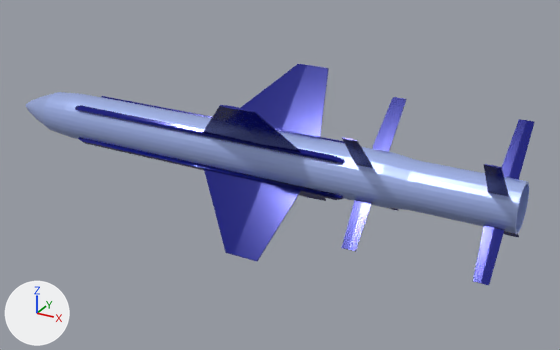
An edit to the FBX model data/model/FBX/Missile.fbx, drawn before and after from the same camera.
Rendered twice from a camera (50 mm lens) standing at (21.4, -38.3, 18.0) and looking at (-0.1, 0.8, -1.5). The axes (+X, +Y, +Z) are drawn at lower left. The lights are the same throughout. Where no turn or scale is listed for an object, it has been applied to the vertices.
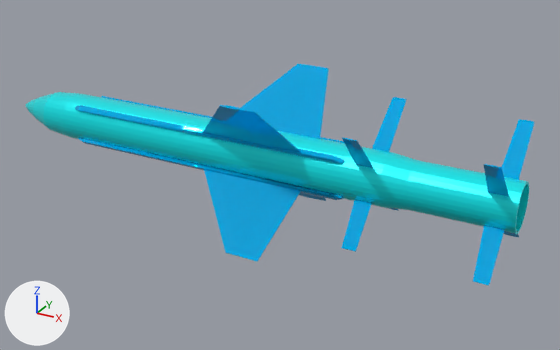
The change, as a list of edits to the scene's bpy script:
```text
Change mat_material_002:
    mat_material_002.base_color: (0.446, 0.56, 1.0) -> (0.00423, 0.96, 1.0)  # blue #b2c5ff -> cyan #0efaff
Change mat_material_001:
    mat_material_001.base_color: (0.0, 0.00303, 0.208) -> (0.0, 0.513, 1.0)  # blue #000a7e -> cyan #00beff
    mat_material_001.roughness: 0.156 -> 0.0
```

Changed parts and their boxes (x1, y1, x2, y2) in the pictures (560 x 350 px):
'Cylinder.001', recoloured, surface changed (blue to cyan): (26, 64, 535, 285) in both
